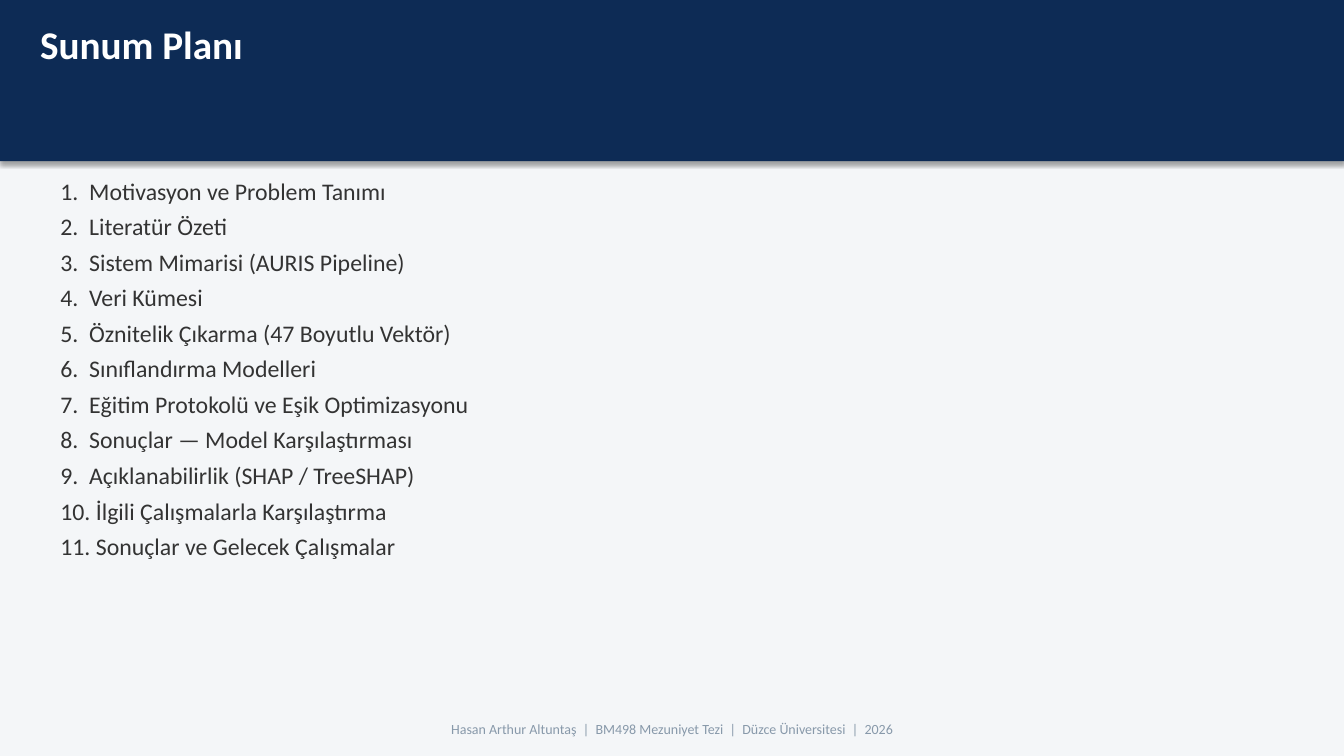
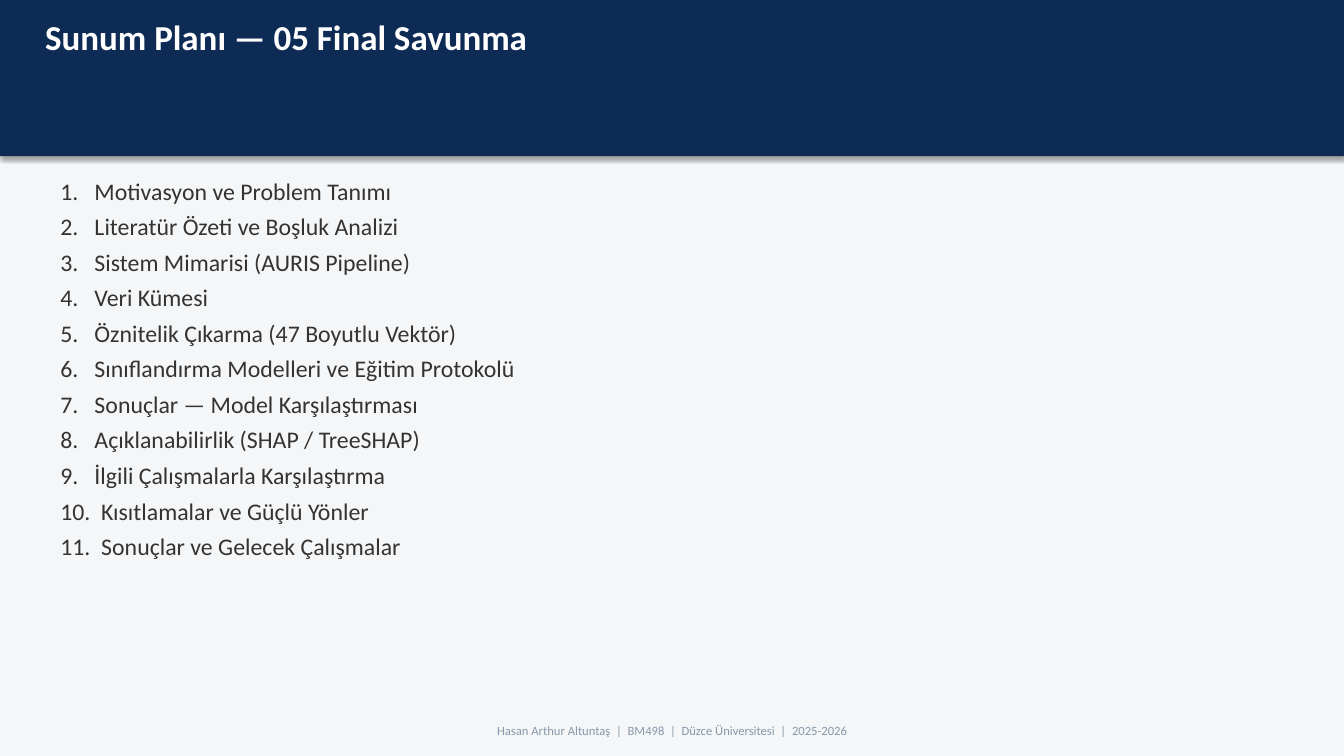
Before and after one commit to Rtur2003/CrownCode, a slide deck: slide 2 of docs/academic/TeslimEdilecekler/Sunumlar/05_Final_Savunma_Sunumu.pptx. Drawn at 1344x756 pixels with LibreOffice and Linux fonts; fonts in the diff are those of the drawing. Boxes give left, top, right and bottom in pixels: in the first picture for what was removed or moved away, otherwise in the second. Text is boxed around its words. In the diff, an @@ line names an element or a change of style, - is before the commit and + after.

```diff
--- a/docs/academic/TeslimEdilecekler/Sunumlar/05_Final_Savunma_Sunumu.pptx
+++ b/docs/academic/TeslimEdilecekler/Sunumlar/05_Final_Savunma_Sunumu.pptx
@@ rectangle: place and size @@
-rectangle at (0,0,1344,161)
+rectangle at (0,0,1344,156)
@@ text at (45,25,527,51): text changed; size 28 to 25 pt @@
-Sunum Planı
+Sunum Planı — 05 Final Savunma
@@ text at (60,216,398,239): text changed @@
-2. Literatür Özeti
+2. Literatür Özeti ve Boşluk Analizi
@@ text at (60,360,515,524): text changed @@
-6. Sınıflandırma Modelleri
-7. Eğitim Protokolü ve Eşik Optimizasyonu
-8. Sonuçlar — Model Karşılaştırması
-9. Açıklanabilirlik (SHAP / TreeSHAP)
-10. İlgili Çalışmalarla Karşılaştırma
+6. Sınıflandırma Modelleri ve Eğitim Protokolü
+7. Sonuçlar — Model Karşılaştırması
+8. Açıklanabilirlik (SHAP / TreeSHAP)
+9. İlgili Çalışmalarla Karşılaştırma
+10. Kısıtlamalar ve Güçlü Yönler
@@ text at (497,725,847,737): text changed; size 10 to 9 pt @@
-Hasan Arthur Altuntaş | BM498 Mezuniyet Tezi | Düzce Üniversitesi | 2026
+Hasan Arthur Altuntaş | BM498 | Düzce Üniversitesi | 2025-2026
```
Also in this commit, not shown: 14 other slides changed, 2 slides added, 5 slides removed, 6 other files.
